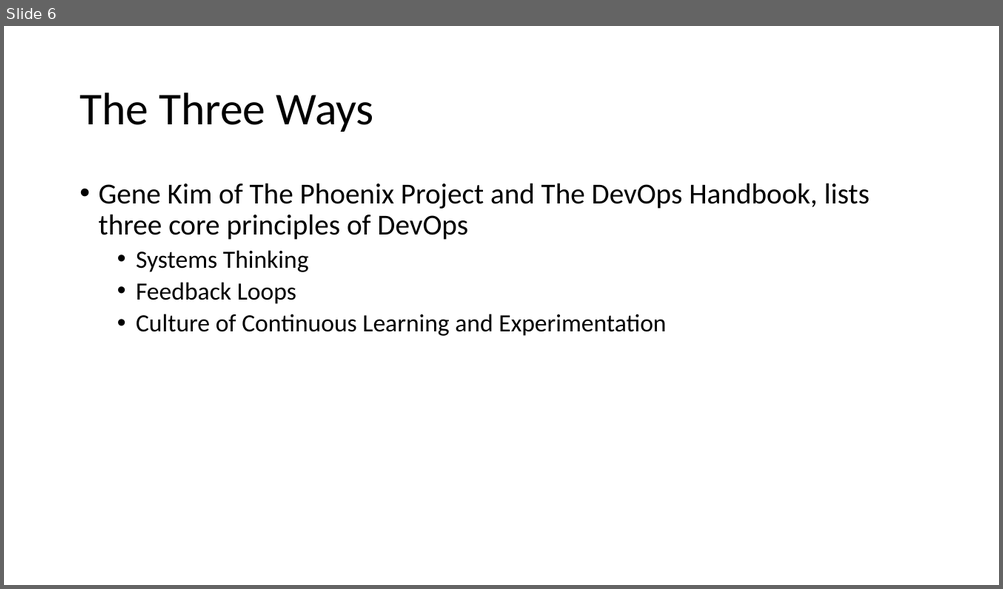
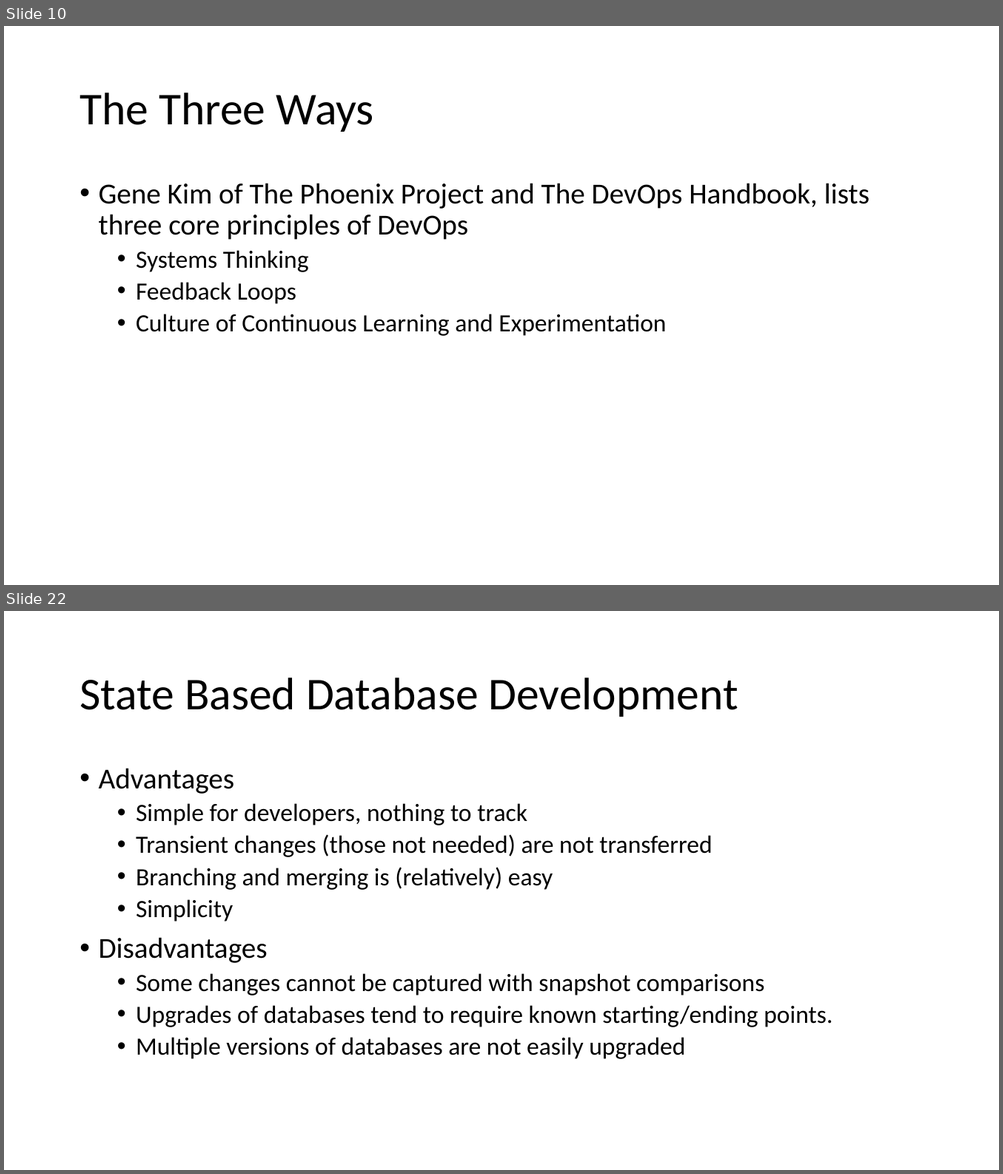
Before and after one commit to way0utwest/DatabaseDevOpsMS, a slide deck: Section 1- Intro to DevOps/1.1IntroDatabaseDevOps.pptx. Shown one above the other, each under a label of ours: slide 6 before the commit, slides 10 and 22 after it; the slides between them are not shown. The pictures are 1003x589 and 1003x1174 pixels, drawn with LibreOffice and Linux fonts; fonts in the diff are those of the drawing. Boxes give left, top, right and bottom in pixels: in the first picture for what was removed or moved away, otherwise in the second. Text is boxed around its words. In the diff, an @@ line names an element or a change of style, - is before the commit and + after.

```diff
--- a/Section 1- Intro to DevOps/1.1IntroDatabaseDevOps.pptx
+++ b/Section 1- Intro to DevOps/1.1IntroDatabaseDevOps.pptx
@@ slide 22 added at (4,611,999,1170), background #FFFFFF @@
@@ title added at (79,678,738,717), 44 pt, text #000000 @@
+State Based Database Development
@@ text added at (99,768,832,1059), 24 pt, text #000000 @@
+• Advantages
+  • Simple for developers, nothing to track
+  • Transient changes (those not needed) are not transferred
+  • Branching and merging is (relatively) easy
+  • Simplicity
+• Disadvantages
+  • Some changes cannot be captured with snapshot comparisons
+  • Upgrades of databases tend to require known starting/ending points.
+  • Multiple versions of databases are not easily upgraded
@@ what was slide 6 is now slide 10 @@
```
Also in this commit, not shown: 1 slide changed, 23 other slides added, 3 slides removed, 14 other files.
